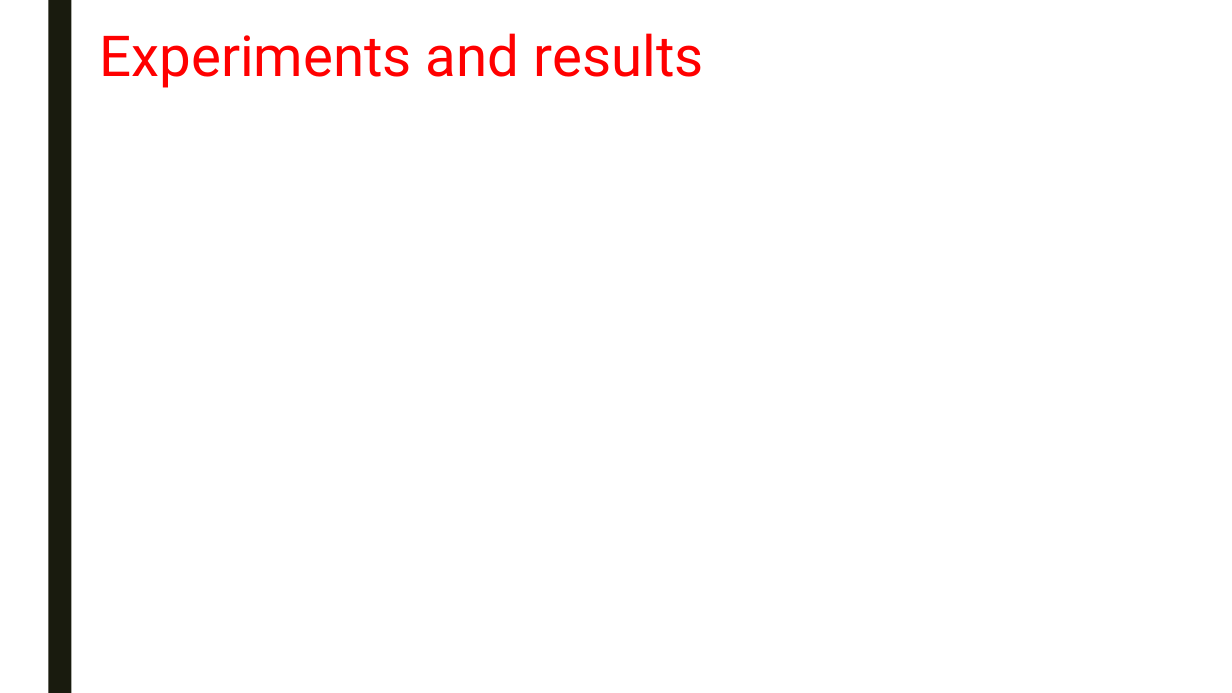
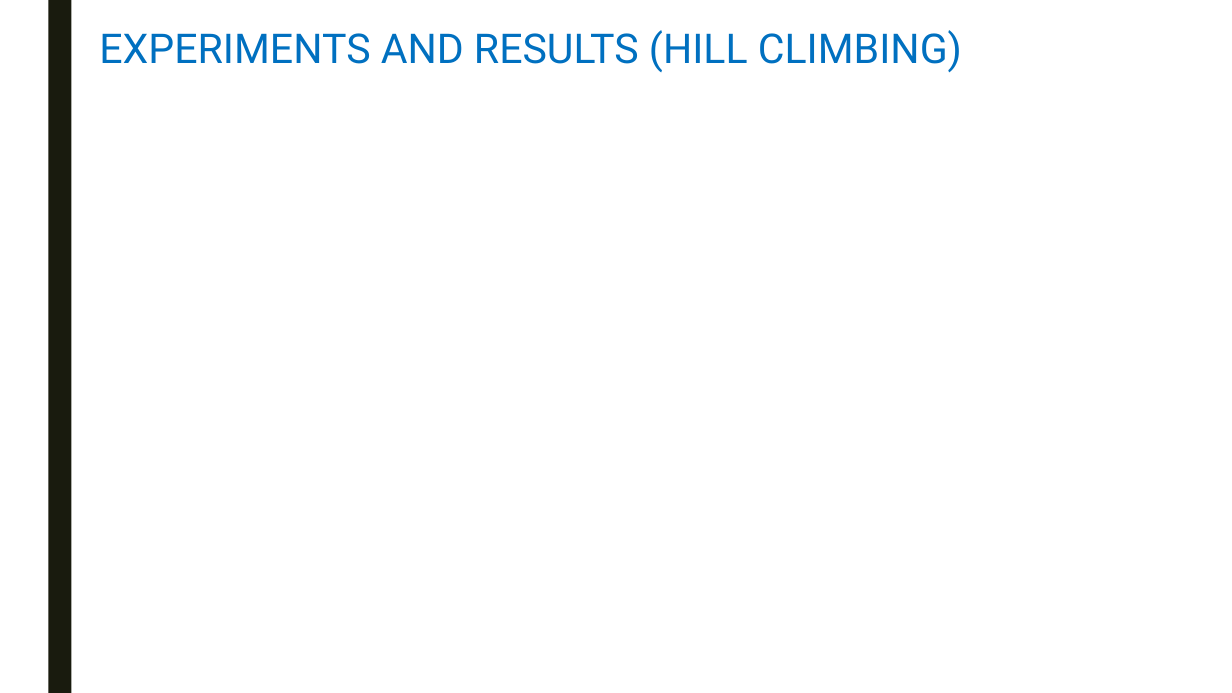
Before and after one commit to swengeler/PP3, a slide deck: slide 19 of Report, presentation and related stuff/Knapsack_problem.pptx (slide 15 before the commit). Drawn at 1232x693 pixels with LibreOffice and Linux fonts; fonts in the diff are those of the drawing. Boxes give left, top, right and bottom in pixels: in the first picture for what was removed or moved away, otherwise in the second. Text is boxed around its words. In the diff, an @@ line names an element or a change of style, - is before the commit and + after.

```diff
--- a/Report, presentation and related stuff/Knapsack_problem.pptx
+++ b/Report, presentation and related stuff/Knapsack_problem.pptx
@@ title at bbox=[99, 30, 962, 72]: text changed; size 44 to 32 pt; text colour #FF0000 to #0070C0 @@
-Experiments and results
+EXPERIMENTS AND RESULTS (HILL CLIMBING)
```
Also in this commit, not shown: 18 other slides changed, 2 slides added, 2 slides removed.
